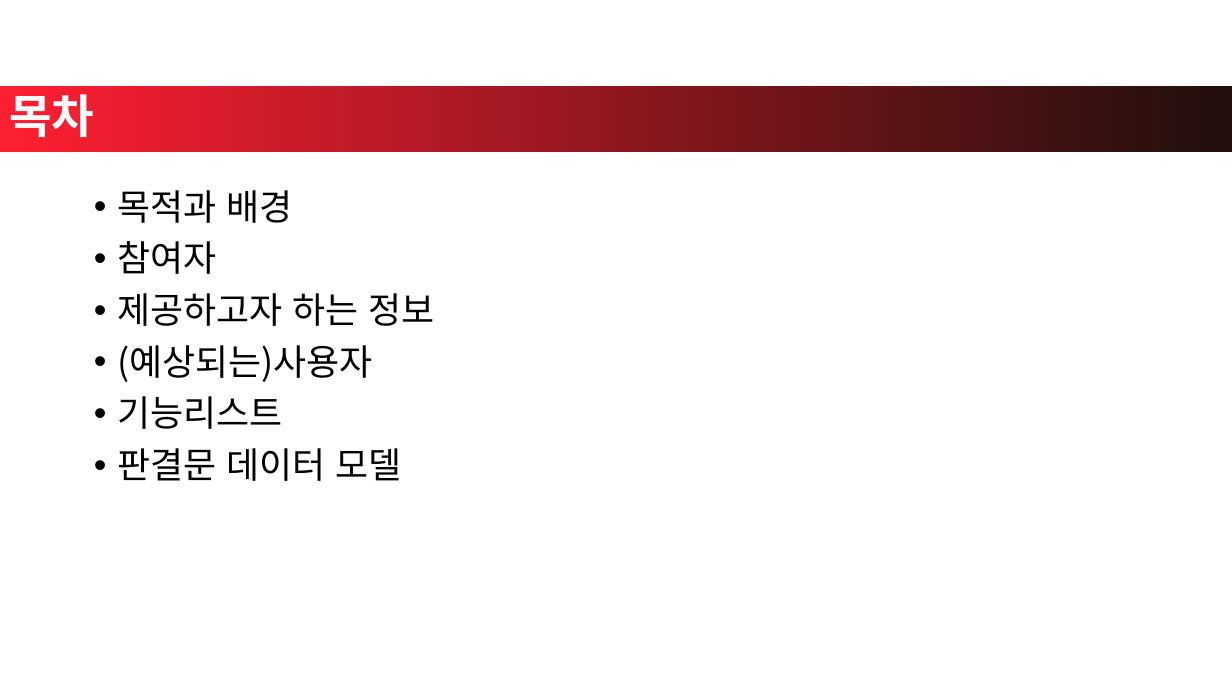
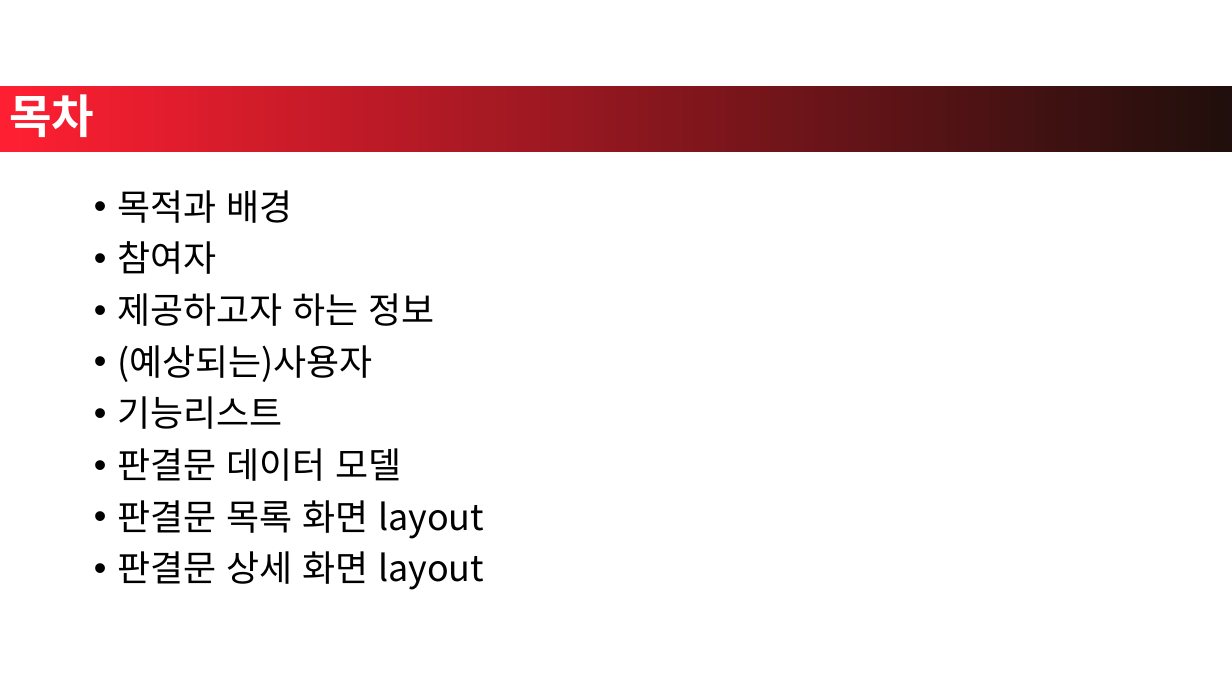
Before and after one commit to achimkoh/sanjae.crawler, a slide deck: slide 3 of Documents/c4k_query_ID_sentences.pptx. Drawn at 1232x693 pixels with LibreOffice and Linux fonts; fonts in the diff are those of the drawing; background and template pictures are left out. Boxes give left, top, right and bottom in pixels: in the first picture for what was removed or moved away, otherwise in the second. Text is boxed around its words. In the diff, an @@ line names an element or a change of style, - is before the commit and + after.

Commit message:
기본 화면 layout

```diff
--- a/Documents/c4k_query_ID_sentences.pptx
+++ b/Documents/c4k_query_ID_sentences.pptx
@@ text at bbox=[117, 500, 484, 590]: paragraphs added @@
+• 판결문 목록 화면 layout
+• 판결문 상세 화면 layout
```
Also in this commit, not shown: 1 other slide changed, 1 slide added.
